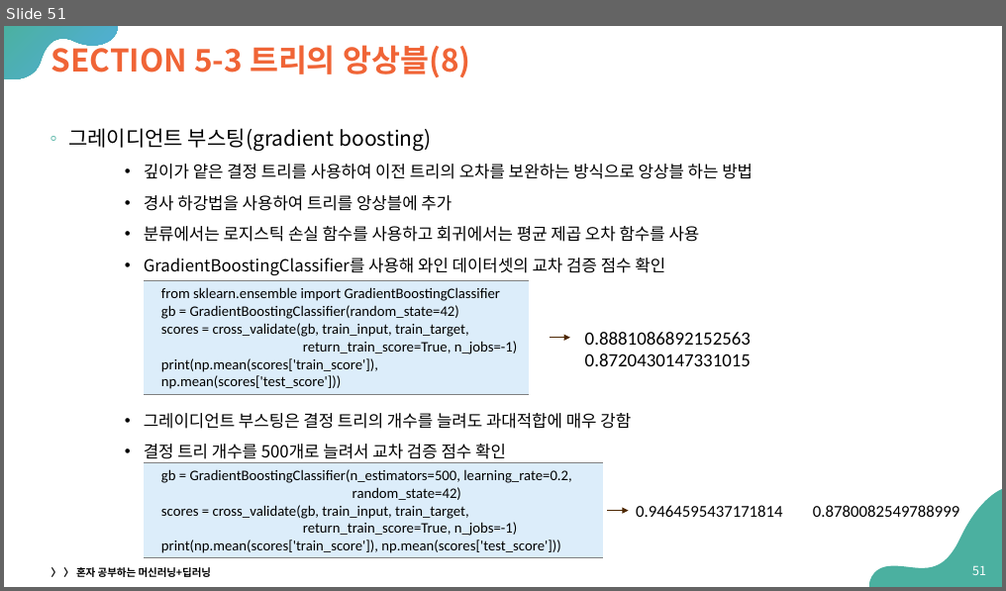
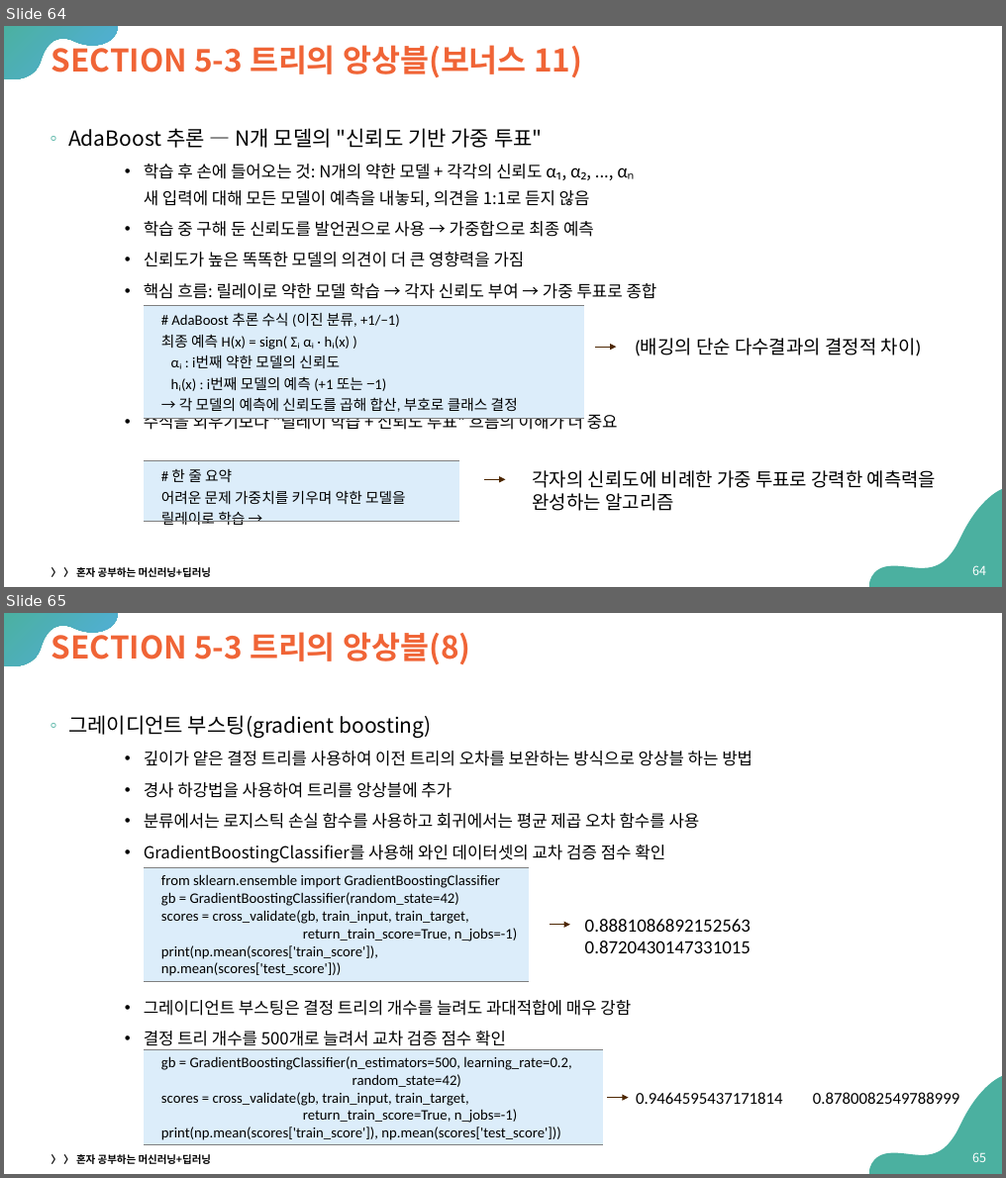
Before and after one commit to Sangdon-Park/Sangdon-Park.github.io, a slide deck: data/인공지능/05-트리 알고리즘.pptx. Shown one above the other, each under a label of ours: slide 51 before the commit, slides 64 and 65 after it. The pictures are 1006x591 and 1006x1178 pixels, drawn with LibreOffice and Linux fonts; fonts in the diff are those of the drawing. Boxes give left, top, right and bottom in pixels: in the first picture for what was removed or moved away, otherwise in the second. Text is boxed around its words. In the diff, an @@ line names an element or a change of style, - is before the commit and + after.

```diff
--- a/data/인공지능/05-트리 알고리즘.pptx
+++ b/data/인공지능/05-트리 알고리즘.pptx
@@ slide 64 added at (4,26,1002,587), background #FFFFFF; not listed: 2 template elements that a slide beside it also shows @@
@@ title added at (52,40,582,77), 30 pt, text #F06436, bold @@
+SECTION 5-3 트리의 앙상블(보너스 11)
@@ text added at (68,128,657,430), 16 pt, text #000000 @@
+◦ AdaBoost 추론 — N개 모델의 "신뢰도 기반 가중 투표"
+    • 학습 후 손에 들어오는 것: N개의 약한 모델 + 각각의 신뢰도 α₁, α₂, ..., αₙ
+      새 입력에 대해 모든 모델이 예측을 내놓되, 의견을 1:1로 듣지 않음
+    • 학습 중 구해 둔 신뢰도를 발언권으로 사용 → 가중합으로 최종 예측
+    • 신뢰도가 높은 똑똑한 모델의 의견이 더 큰 영향력을 가짐
+    • 핵심 흐름: 릴레이로 약한 모델 학습 → 각자 신뢰도 부여 → 가중 투표로 종합
+    • 수식을 외우기보다 "릴레이 학습 + 신뢰도 투표" 흐름의 이해가 더 중요
@@ table added at (144,305,584,551), 1 rows, 1 columns @@
+# AdaBoost 추론 수식 (이진 분류, +1/−1) / 최종 예측 H(x) = sign( Σᵢ αᵢ · hᵢ(x) ) / αᵢ : i번째 약한 모델의 신뢰도 / hᵢ(x) : i번째 모델의 예측 (+1 또는 −1) / → 각 모델의 예측에 신뢰도를 곱해 합산, 부호로 클래스 결정
@@ arrow added from (595, 347) to (617, 347), #4D2702 0.75 pt @@
@@ text added at (635,338,922,357), 18 pt, text #000000 @@
+(배깅의 단순 다수결과의 결정적 차이)
@@ table added at (144,462,459,587), 1 rows, 1 columns @@
+# 한 줄 요약 / 어려운 문제 가중치를 키우며 약한 모델을 릴레이로 학습 →
@@ text added at (532,471,937,511), 18 pt, text #000000 @@
+각자의 신뢰도에 비례한 가중 투표로 강력한 예측력을 완성하는 알고리즘
@@ arrow added from (484, 479) to (506, 479), #4D2702 0.75 pt @@
@@ text added at (51,568,211,577), 10 pt, text #000000, bold @@
+〉 〉 혼자 공부하는 머신러닝+딥러닝
@@ page number added at (972,566,986,575), 12 pt, text #FFFFFF @@
+64
@@ what was slide 51 is now slide 65 @@
@@ page number at (972,1153,986,1162): text changed @@
-51
+65
```
Also in this commit, not shown: 1 slide changed, 16 other slides added, 5 other files.
